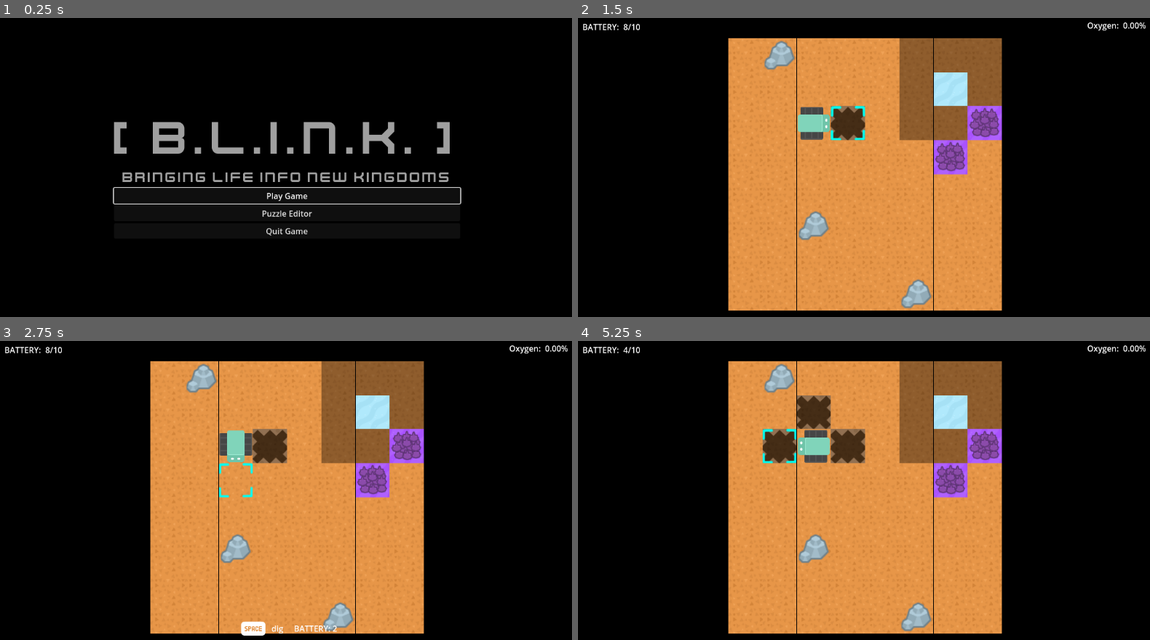
Above: before the commit, frames 1-4 (two rows, left to right).
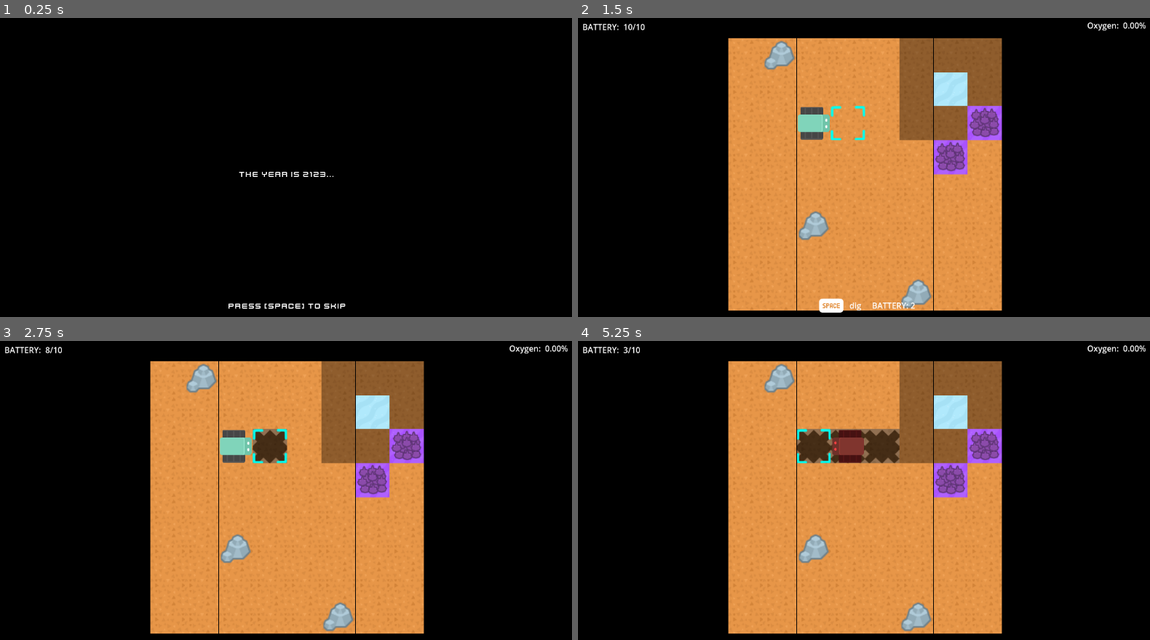
Above: after the commit, the same moments.

Repository: bardunbar/galway-game-jam-23
Game: Godot game, scene res://screens/main_menu/intro.tscn
The game is run twice, just before and just after one commit, with the same random seed, the same clock (stepped at 60 frames per second) and the same inputs. Before the commit the project starts from res://screens/main_menu/main_menu_scene.tscn.
Inputs (mouse positions are in pixels of both pictures, inside the frame that each line leads up to):
- Up to frame 1 (0.25 s): no input
- Up to frame 2 (1.5 s): click (864, 194) at 0.5 s, where only the run before the commit has a clickable "Play Game"; tap Space (Action_1) at 1.25, 1.35 s; move the mouse to (743, 53) at 1.27 s; hold Right (move_right) from 1.28 s (still down); click (743, 53) at 1.42 s
- Up to frame 3 (2.75 s): tap Space (Action_1) at 2, 2.1 s; move the mouse to (200, 376) at 2.02 s; release Right (move_right) at 2.03 s; hold Down (move_down) from 2.03 s (still down); click (200, 376) at 2.17 s
- Up to frame 4 (5.25 s): tap Enter at 2.75, 4.25 s; move the mouse to (812, 376) at 2.77 s; release Down (move_down) at 2.78 s; hold Right (move_right) 2.78-3.53 s; tap Ctrl (Action_2) at 2.85 s; click (812, 376) at 2.92 s; tap Space (Action_1) at 3.05, 3.5, 3.8, 4.35, 5, 5.1 s; move the mouse to (846, 376) at 3.52 s; hold Up (move_up) 3.53-4.28 s; click (846, 376) at 3.6 s; move the mouse to (881, 376) at 4.27 s; hold Left (move_left) from 4.28 s (still down); click (881, 376) at 4.42 s; move the mouse to (915, 376) at 5.02 s; click (915, 376) at 5.17 s

The runs differ from the first frame. In frame 1, 4.1% of the frame differs, in the area x 19-81%, y 34-98%; in frame 2, 1.0%; in frame 3, 1.0%; in frame 4, 3.3%.

Commit message:
Adds intro sequence.

Diff:
--- a/project/project.godot
+++ b/project/project.godot
@@ -11,7 +11,7 @@
 [application]
 
 config/name="B.L.I.N.K"
-run/main_scene="uid://cg2pqihw6wjud"
+run/main_scene="uid://ut2ofwgaowy6"
 config/features=PackedStringArray("4.4", "GL Compatibility")
 config/icon="res://icon.svg"
 
--- /dev/null
+++ b/project/screens/main_menu/intro.gd
@@ -0,0 +1,42 @@
+extends Node2D
+
+@export var main_menu_scene: PackedScene
+@export var intro_lines: Array[String]
+@export var seconds_per_line: float = 2.0
+
+@onready var animation_player: AnimationPlayer = $AnimationPlayer
+@onready var intro_text_label: Label = $CanvasLayer/IntroTextLabel
+
+var current_line = 0
+
+func _ready() -> void:
+	if intro_lines.is_empty():
+		get_tree().change_scene_to_packed(main_menu_scene)
+	else:
+		intro_text_label.text = intro_lines[current_line]
+		get_tree().create_timer(seconds_per_line).timeout.connect(_on_timeout)
+
+func _on_timeout():
+	if current_line < intro_lines.size():
+		play_next_line()
+	else:
+		get_tree().change_scene_to_packed(main_menu_scene)
+
+func _process(delta: float) -> void:
+	if Input.is_action_just_pressed("Action_1"):
+		get_tree().change_scene_to_packed(main_menu_scene)
+
+func _on_animation_finished(animation_name: String):
+	get_tree().create_timer(seconds_per_line).timeout.connect(_on_timeout)
+
+func on_mid_fade():
+	if (current_line + 1 >= intro_lines.size()):
+		get_tree().change_scene_to_packed(main_menu_scene)
+		return
+
+	intro_text_label.text = intro_lines[current_line+1]
+	current_line += 1
+
+func play_next_line():
+	animation_player.animation_finished.connect(_on_animation_finished)
+	animation_player.play("fade_intro_text")
--- /dev/null
+++ b/project/screens/main_menu/intro.tscn
@@ -0,0 +1,131 @@
+[gd_scene load_steps=8 format=3 uid="uid://ut2ofwgaowy6"]
+
+[ext_resource type="Script" uid="uid://b644nj7kea504" path="res://screens/main_menu/intro.gd" id="1_1jdrd"]
+[ext_resource type="FontFile" uid="uid://dl7ft0c6fs5vb" path="res://assets/fonts/Kenney Future.ttf" id="1_86kf6"]
+[ext_resource type="PackedScene" uid="uid://cg2pqihw6wjud" path="res://screens/main_menu/main_menu_scene.tscn" id="2_b2hil"]
+
+[sub_resource type="Animation" id="Animation_b2hil"]
+resource_name = "input_prompt"
+loop_mode = 1
+tracks/0/type = "value"
+tracks/0/imported = false
+tracks/0/enabled = true
+tracks/0/path = NodePath("CanvasLayer/SkipIntroLabel:modulate")
+tracks/0/interp = 1
+tracks/0/loop_wrap = true
+tracks/0/keys = {
+"times": PackedFloat32Array(0, 0.5, 1),
+"transitions": PackedFloat32Array(1, 1, 1),
+"update": 0,
+"values": [Color(1, 1, 1, 1), Color(1, 1, 1, 0), Color(1, 1, 1, 1)]
+}
+
+[sub_resource type="Animation" id="Animation_xnn14"]
+length = 0.001
+tracks/0/type = "value"
+tracks/0/imported = false
+tracks/0/enabled = true
+tracks/0/path = NodePath("CanvasLayer/SkipIntroLabel:modulate")
+tracks/0/interp = 1
+tracks/0/loop_wrap = true
+tracks/0/keys = {
+"times": PackedFloat32Array(0),
+"transitions": PackedFloat32Array(1),
+"update": 0,
+"values": [Color(1, 1, 1, 1)]
+}
+tracks/1/type = "value"
+tracks/1/imported = false
+tracks/1/enabled = true
+tracks/1/path = NodePath("CanvasLayer/IntroTextLabel:modulate")
+tracks/1/interp = 1
+tracks/1/loop_wrap = true
+tracks/1/keys = {
+"times": PackedFloat32Array(0),
+"transitions": PackedFloat32Array(1),
+"update": 0,
+"values": [Color(1, 1, 1, 1)]
+}
+
+[sub_resource type="Animation" id="Animation_2eg1r"]
+resource_name = "fade_intro_text"
+tracks/0/type = "value"
+tracks/0/imported = false
+tracks/0/enabled = true
+tracks/0/path = NodePath("CanvasLayer/IntroTextLabel:modulate")
+tracks/0/interp = 1
+tracks/0/loop_wrap = true
+tracks/0/keys = {
+"times": PackedFloat32Array(0, 0.5, 1),
+"transitions": PackedFloat32Array(1, 1, 1),
+"update": 0,
+"values": [Color(1, 1, 1, 1), Color(1, 1, 1, 0), Color(1, 1, 1, 1)]
+}
+tracks/1/type = "method"
+tracks/1/imported = false
+tracks/1/enabled = true
+tracks/1/path = NodePath(".")
+tracks/1/interp = 1
+tracks/1/loop_wrap = true
+tracks/1/keys = {
+"times": PackedFloat32Array(0.5),
+"transitions": PackedFloat32Array(1),
+"values": [{
+"args": [],
+"method": &"on_mid_fade"
+}]
+}
+
+[sub_resource type="AnimationLibrary" id="AnimationLibrary_2eg1r"]
+_data = {
+&"RESET": SubResource("Animation_xnn14"),
+&"fade_intro_text": SubResource("Animation_2eg1r"),
+&"input_prompt": SubResource("Animation_b2hil")
+}
+
+[node name="Intro" type="Node2D"]
+script = ExtResource("1_1jdrd")
+main_menu_scene = ExtResource("2_b2hil")
+intro_lines = Array[String](["The year is 2123...", "Earth has been rendered uninhabitable.", "Humans are jetting off into the cosmos for a new home.", "Before their arrival, a robot is sent ahead to each new planet.", "Its job is to make that planet inhabitable for humanity.", "Its name is..."])
+seconds_per_line = 3.0
+
+[node name="CanvasLayer" type="CanvasLayer" parent="."]
+
+[node name="IntroTextLabel" type="Label" parent="CanvasLayer"]
+anchors_preset = 8
+anchor_left = 0.5
+anchor_top = 0.5
+anchor_right = 0.5
+anchor_bottom = 0.5
+offset_left = -20.0
+offset_top = -11.5
+offset_right = 20.0
+offset_bottom = 11.5
+grow_horizontal = 2
+grow_vertical = 2
+theme_override_fonts/font = ExtResource("1_86kf6")
+text = "blah blah blah blah blah"
+horizontal_alignment = 1
+vertical_alignment = 1
+
+[node name="SkipIntroLabel" type="Label" parent="CanvasLayer"]
+anchors_preset = 7
+anchor_left = 0.5
+anchor_top = 1.0
+anchor_right = 0.5
+anchor_bottom = 1.0
+offset_left = -116.0
+offset_top = -76.0
+offset_right = 119.0
+offset_bottom = -53.0
+grow_horizontal = 2
+grow_vertical = 0
+theme_override_fonts/font = ExtResource("1_86kf6")
+text = "Press [Space] to skip"
+horizontal_alignment = 1
+vertical_alignment = 2
+
+[node name="AnimationPlayer" type="AnimationPlayer" parent="."]
+libraries = {
+&"": SubResource("AnimationLibrary_2eg1r")
+}
--- a/project/screens/main_menu/main_menu_scene.tscn
+++ b/project/screens/main_menu/main_menu_scene.tscn
@@ -74,7 +74,7 @@
 layout_mode = 2
 theme_override_fonts/font = ExtResource("4_otqs2")
 theme_override_font_sizes/font_size = 30
-text = "Bringing Life Info New Kingdoms"
+text = "Bringing Life Into New Kingdoms"
 horizontal_alignment = 1
 
 [node name="ControlContainer" type="VBoxContainer" parent="MenuUI/CenterContainer/UIContainer"]
Not shown, added: project/screens/main_menu/intro.gd.uid
